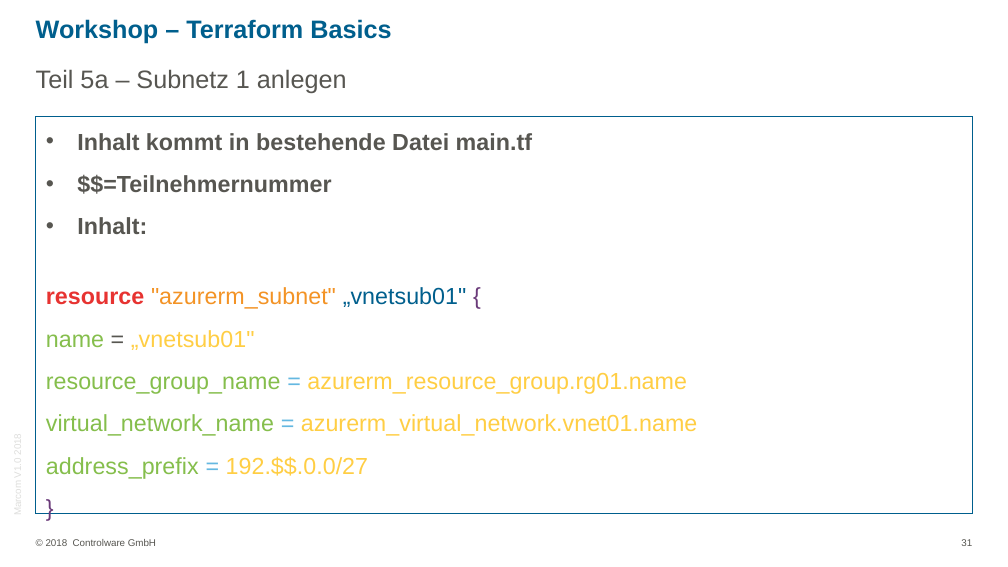
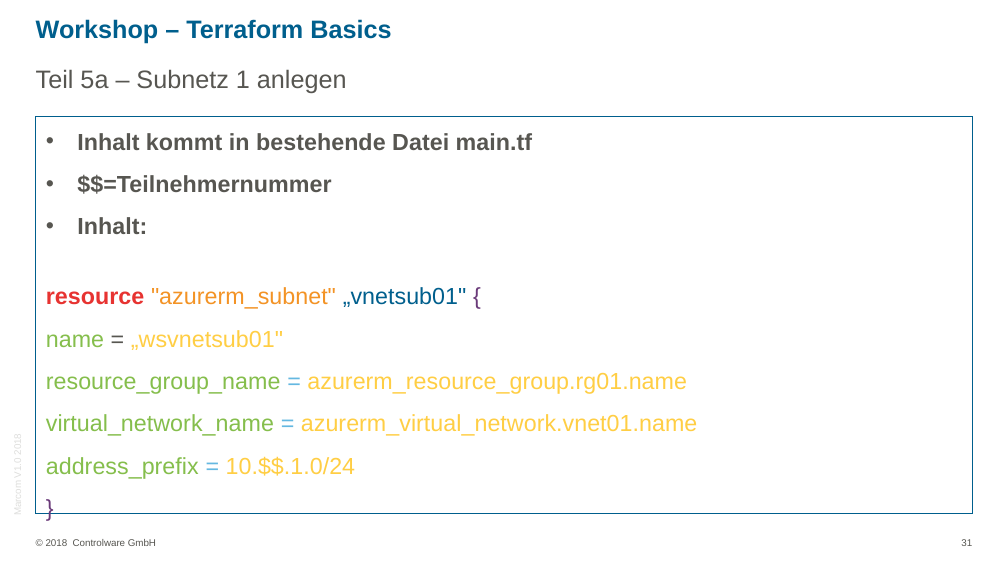
Before and after one commit to rscheder/workshops, a slide deck: slide 31 of tf/ppt/Workshop_Terraform_Basic.pptx. Drawn at 1008x567 pixels with LibreOffice and Linux fonts; fonts in the diff are those of the drawing; background and template pictures are left out. Boxes give left, top, right and bottom in pixels: in the first picture for what was removed or moved away, otherwise in the second. Text is boxed around its words. In the diff, an @@ line names an element or a change of style, - is before the commit and + after.

```diff
--- a/tf/ppt/Workshop_Terraform_Basic.pptx
+++ b/tf/ppt/Workshop_Terraform_Basic.pptx
@@ text at box(46, 330, 283, 350): text changed @@
-name = „vnetsub01"
+name = „wsvnetsub01"
@@ text at box(46, 456, 356, 479): text changed @@
-address_prefix = 192.$$.0.0/27
+address_prefix = 10.$$.1.0/24
```
Also in this commit, not shown: 4 other slides changed, 3 other files.
